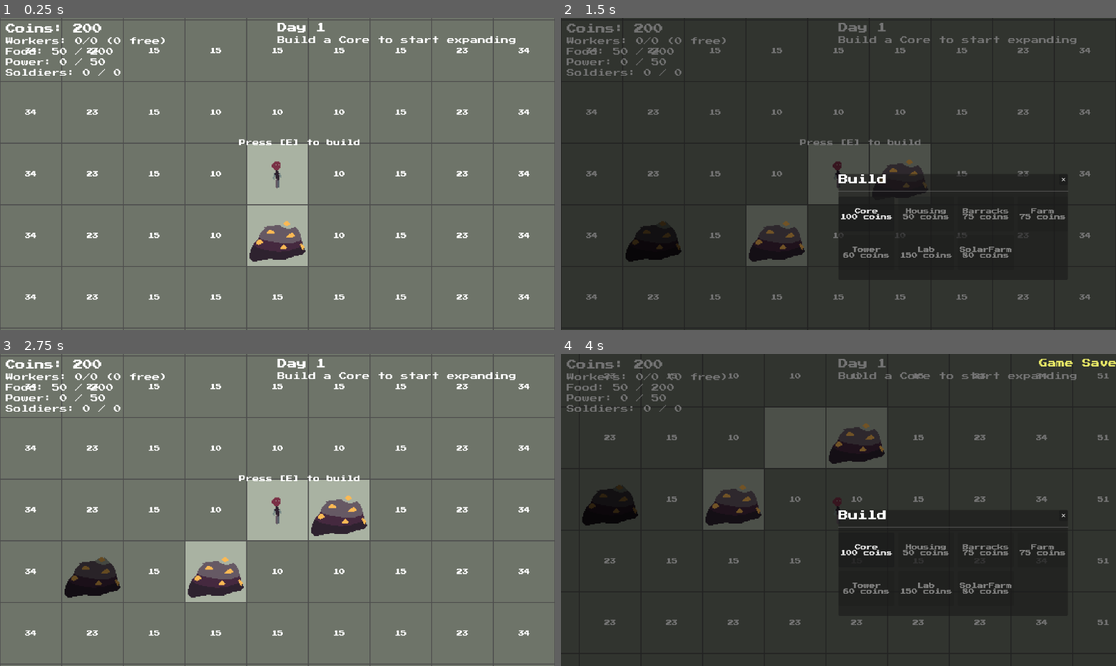
Above: before the commit, frames 1-4 (two rows, left to right).
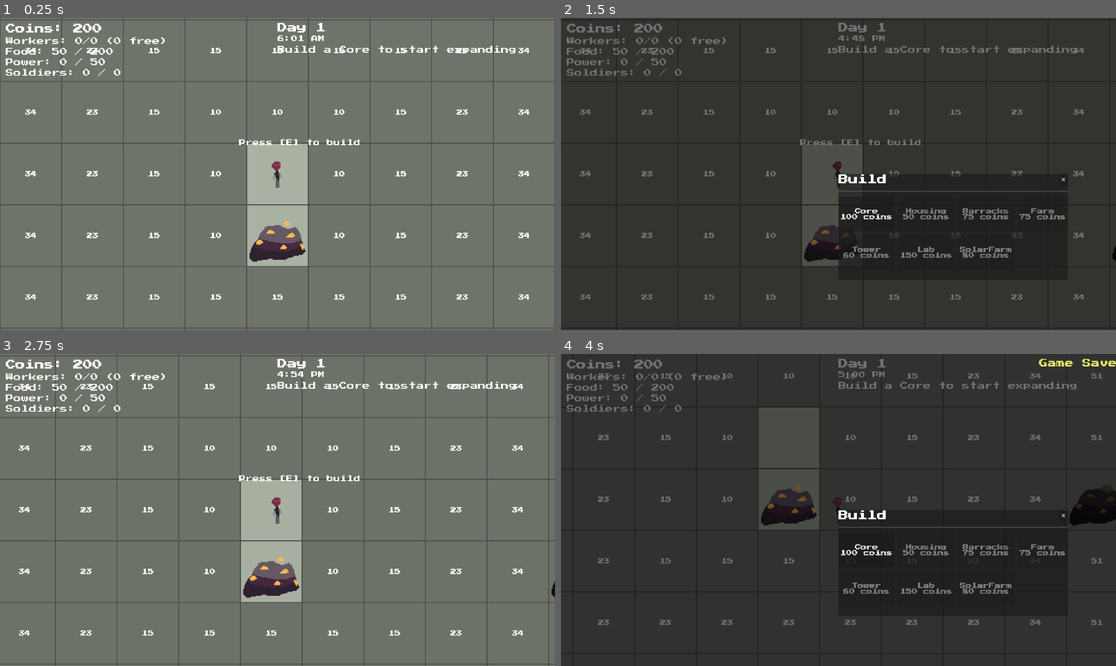
Above: after the commit, the same moments.

Repository: alecray/base-defense-game
Game: Godot game, scene res://scenes/main.tscn
Two runs of this game, one before a commit and one after it. Both use one fixed random seed, a clock stepped at 60 frames per second and the inputs below.
Inputs (mouse positions are in pixels of both pictures, inside the frame that each line leads up to):
- Up to frame 1 (0.25 s): no input
- Up to frame 2 (1.5 s): tap E at 0.5 s; move the mouse to (960, 158) at 0.52 s; hold D 0.53-1.25 s; tap U at 0.6 s; click (960, 158) at 0.67 s; click (910, 233) at 1.25 s, where only the run after the commit has a clickable "Skip to Dusk"
- Up to frame 3 (2.75 s): click "✕" at 2 s
- Up to frame 4 (4 s): tap E at 2.75, 2.85 s; move the mouse to (727, 525) at 2.77 s; hold S 2.78-3.53 s; move the mouse to (894, 441) at 3.52 s; hold D from 3.53 s (still down); tap Z at 3.6 s

The runs differ from the first frame. In frame 1, 0.8% of the frame differs, in the area x 49-93%, y 5-12%; in frame 2, 6.3%; in frame 3, 12%, in the area x 0-100%, y 0-100%; in frame 4, 8.7%.
Error before the commit: Invalid call. Nonexistent function 'is_fortified (via call)' in base 'Node2D (gold_mine.gd)'. (res://scripts/tile_grid.gd:272)

Commit message:
Add clock display to HUD and skip-to-dusk dev menu option; fix gold_mine save crash
Clock shows current in-game time (6 AM–6 PM day, 6 PM–6 AM night) under the day counter. Dev menu gains a Skip to Dusk button that jumps the cycle timer to the start of the dusk transition. Also stubs is_fortified/get_shield_hp on gold_mine to fix a save crash.

Co-Authored-By: Claude Sonnet 4.6 <noreply@anthropic.com>

Diff:
--- a/scripts/day_night_cycle.gd
+++ b/scripts/day_night_cycle.gd
@@ -62,6 +62,22 @@
 	else:
 		return smoothstep(0.0, 1.0, 1.0 - (t - (1.0 - trans)) / trans)
 
+func get_time_string() -> String:
+	var cycle_duration: float = CONSTANTS.DAY_DURATION + CONSTANTS.NIGHT_DURATION
+	var raw_hours: float = 6.0 + (_cycle_timer / cycle_duration) * 24.0
+	var hour_of_day: int = int(raw_hours) % 24
+	var minutes: int = int(fmod(raw_hours, 1.0) * 60.0)
+	var am_pm: String = "AM" if hour_of_day < 12 else "PM"
+	var display_hour: int = hour_of_day % 12
+	if display_hour == 0:
+		display_hour = 12
+	return "%d:%02d %s" % [display_hour, minutes, am_pm]
+
+func skip_to_dusk() -> void:
+	var dusk_start: float = CONSTANTS.DAY_DURATION - CONSTANTS.DAY_NIGHT_TRANSITION
+	if _cycle_timer < dusk_start:
+		_cycle_timer = dusk_start
+
 func get_day() -> int:
 	return _day_count
 
--- a/scripts/dev_menu.gd
+++ b/scripts/dev_menu.gd
@@ -19,7 +19,7 @@
 
 	var panel: PanelContainer = PanelContainer.new()
 	panel.set_anchors_and_offsets_preset(Control.PRESET_CENTER)
-	panel.custom_minimum_size = Vector2(260.0, 240.0)
+	panel.custom_minimum_size = Vector2(260.0, 290.0)
 	root.add_child(panel)
 
 	var vbox: VBoxContainer = VBoxContainer.new()
@@ -56,11 +56,25 @@
 	var sep2: HSeparator = HSeparator.new()
 	vbox.add_child(sep2)
 
+	var skip_dusk_btn: Button = Button.new()
+	skip_dusk_btn.text = "Skip to Dusk"
+	skip_dusk_btn.pressed.connect(_on_skip_dusk_pressed)
+	vbox.add_child(skip_dusk_btn)
+
+	var sep3: HSeparator = HSeparator.new()
+	vbox.add_child(sep3)
+
 	var reset_btn: Button = Button.new()
 	reset_btn.text = "Reset Game"
 	reset_btn.add_theme_color_override("font_color", Color(1.0, 0.4, 0.4))
 	reset_btn.pressed.connect(_on_reset_pressed)
 	vbox.add_child(reset_btn)
+
+func _on_skip_dusk_pressed() -> void:
+	var cycle: Node = get_tree().get_first_node_in_group("day_night_cycle")
+	if cycle != null:
+		cycle.call("skip_to_dusk")
+	_close()
 
 func _on_reset_pressed() -> void:
 	var sm: Node = get_tree().get_first_node_in_group("save_manager")
--- a/scripts/gold_mine.gd
+++ b/scripts/gold_mine.gd
@@ -93,3 +93,6 @@
 
 func set_reserves(value: int) -> void:
 	_reserves = maxi(0, value)
+
+func is_fortified() -> bool: return false
+func get_shield_hp() -> int: return 0
--- a/scripts/hud.gd
+++ b/scripts/hud.gd
@@ -8,6 +8,7 @@
 var _power_label: Label
 var _soldiers_label: Label
 var _day_label: Label
+var _time_label: Label
 var _game_over_root: Control = null
 
 func _ready() -> void:
@@ -58,16 +59,31 @@
 	else:
 		_day_label.text = "Day 1"
 
+	_time_label = Label.new()
+	_time_label.add_theme_font_size_override("font_size", 14)
+	_time_label.set_anchors_preset(Control.PRESET_CENTER_TOP)
+	_time_label.offset_top = 36.0
+	_time_label.horizontal_alignment = HORIZONTAL_ALIGNMENT_CENTER
+	_time_label.text = "6:00 AM"
+	add_child(_time_label)
+
 	_core_prompt = Label.new()
 	_core_prompt.text = "Build a Core to start expanding"
 	_core_prompt.add_theme_font_size_override("font_size", 16)
 	_core_prompt.set_anchors_preset(Control.PRESET_CENTER_TOP)
-	_core_prompt.offset_top = 38.0
+	_core_prompt.offset_top = 58.0
 	_core_prompt.horizontal_alignment = HORIZONTAL_ALIGNMENT_CENTER
 	_core_prompt.visible = GameState.get_building_count("Core") == 0
 	add_child(_core_prompt)
 	GameState.game_reset.connect(_on_game_reset)
 	GameState.game_over.connect(_on_game_over)
+
+func _process(_delta: float) -> void:
+	if _time_label == null:
+		return
+	var cycle: Node = get_tree().get_first_node_in_group("day_night_cycle")
+	if cycle != null:
+		_time_label.text = cycle.call("get_time_string") as String
 
 func _on_coins_changed(new_amount: int) -> void:
 	_coins_label.text = "Coins: %d" % new_amount
